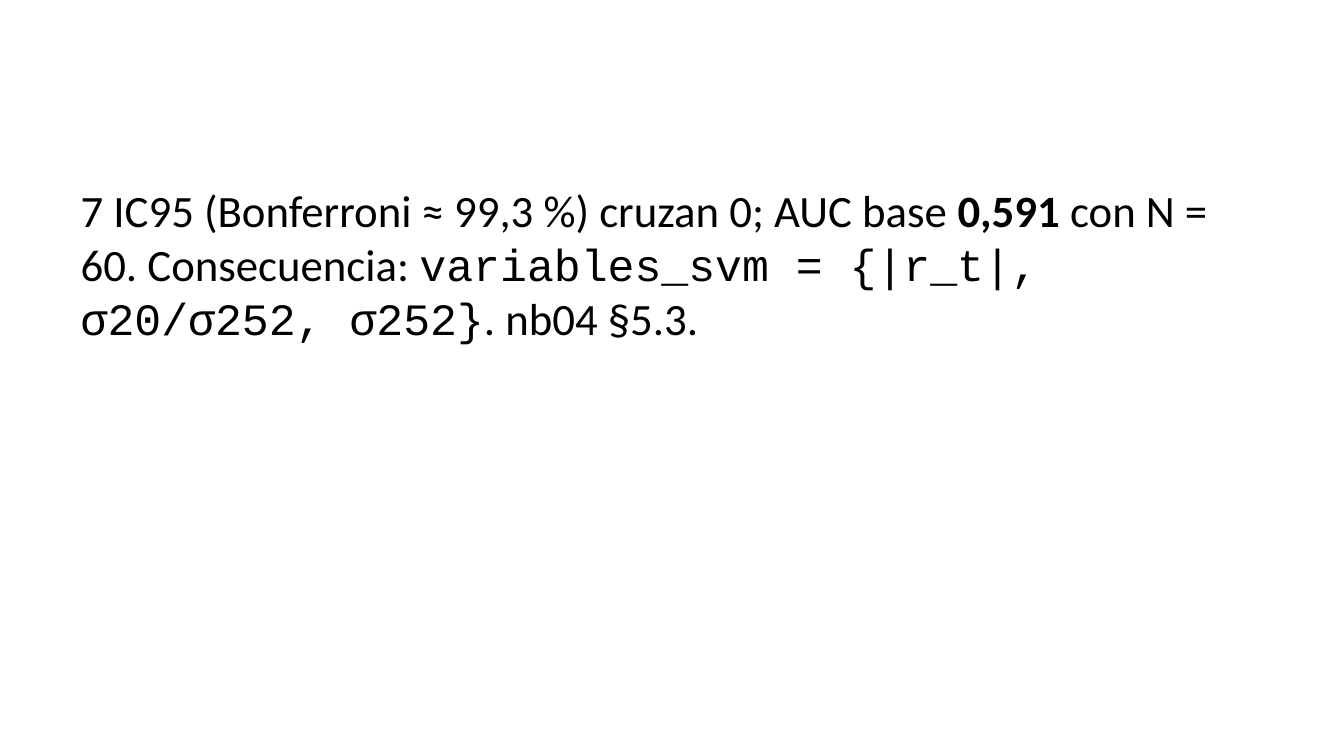
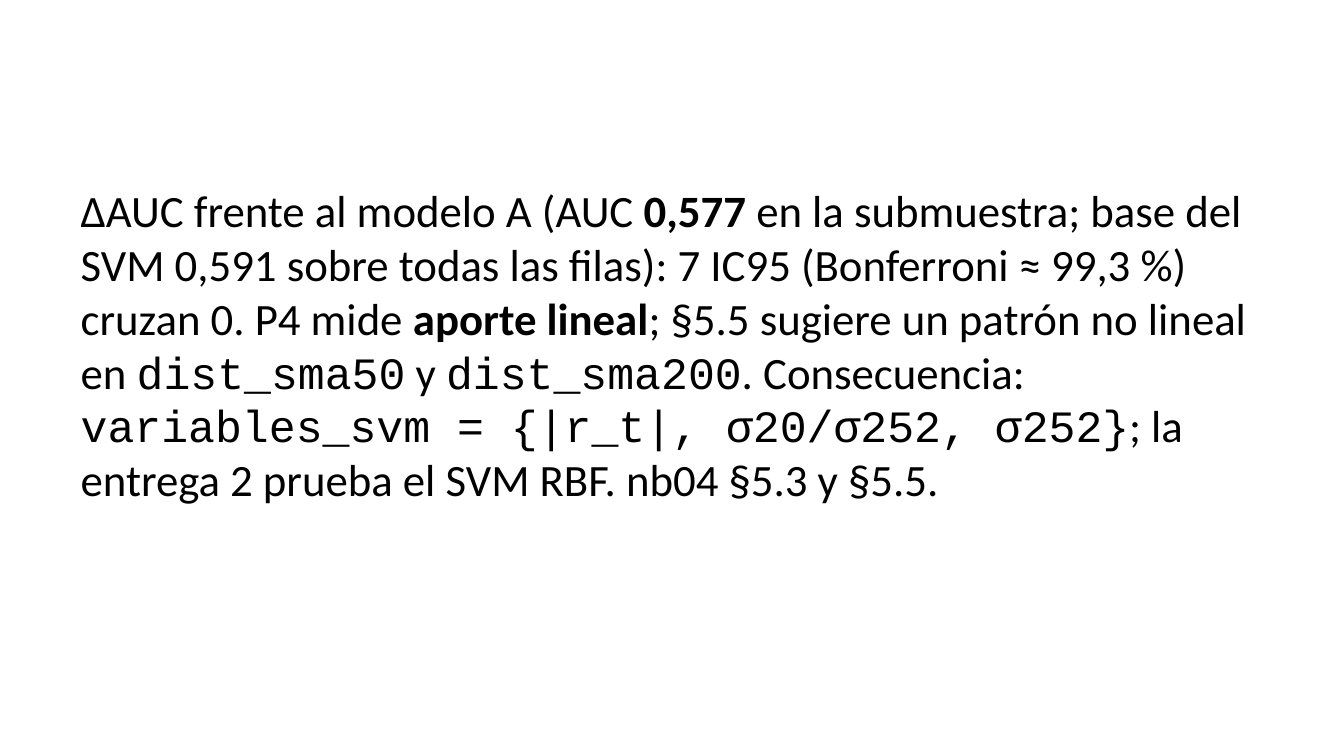
Before and after one commit to louis97/asistente-financiero, a slide deck: slide 14 of entregables/entrega_1/presentacion.pptx. Drawn at 1344x756 pixels with LibreOffice and Linux fonts; fonts in the diff are those of the drawing. Boxes give left, top, right and bottom in pixels: in the first picture for what was removed or moved away, otherwise in the second. Text is boxed around its words. In the diff, an @@ line names an element or a change of style, - is before the commit and + after.

```diff
--- a/entregables/entrega_1/presentacion.pptx
+++ b/entregables/entrega_1/presentacion.pptx
@@ text at (x1=81, y1=194, x2=1246, y2=504): text changed @@
-7 IC95 (Bonferroni ≈ 99,3 %) cruzan 0; AUC base 0,591 con N = 60. Consecuencia: variables_svm = {|r_t|, σ20/σ252, σ252}. nb04 §5.3.
+ΔAUC frente al modelo A (AUC 0,577 en la submuestra; base del SVM 0,591 sobre todas las filas): 7 IC95 (Bonferroni ≈ 99,3 %) cruzan 0. P4 mide aporte lineal; §5.5 sugiere un patrón no lineal en dist_sma50 y dist_sma200. Consecuencia: variables_svm = {|r_t|, σ20/σ252, σ252}; la entrega 2 prueba el SVM RBF. nb04 §5.3 y §5.5.
```
Also in this commit, not shown: 4 other slides changed, 12 other files.
